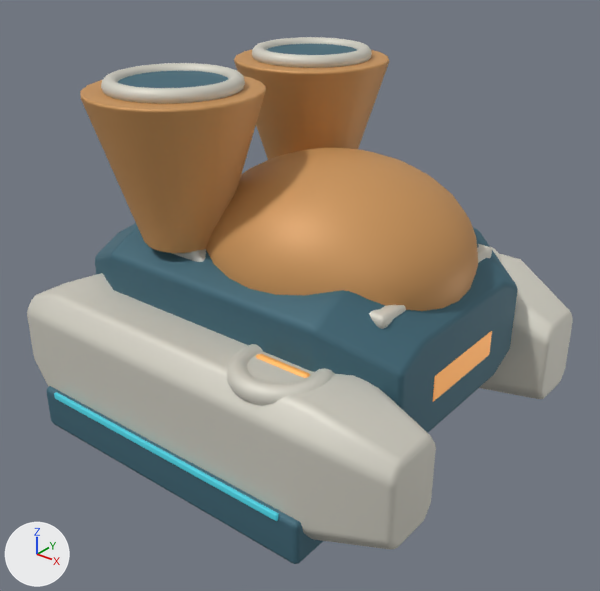
The Blender file space-battleship/art_sources/planet_integrated_v6/refinery.blend as it was, and as the next commit left it.
Both versions are drawn from a 50 mm lens placed at (2.38, -2.96, 2.24), pointed at (0.09, -0.08, 0.45). The axes (+X, +Y, +Z) are drawn at lower left. The lights are the same throughout. The picture after the commit comes second.

In view in the first picture: 'Continuous dark lower course', 'Exposed intake rotor', 'Hopper armored mouth rim', 'Hopper armored mouth rim.001', 'Hopper dark receiving mouth', 'Hopper dark receiving mouth.001', 'Ring-through furnace vault', 'Shared-ring pressure haunch', 'Shared-ring pressure haunch.001', 'Single hot pressure crown', 'Twin open charge hopper', 'Twin open charge hopper.001' and 7 more.
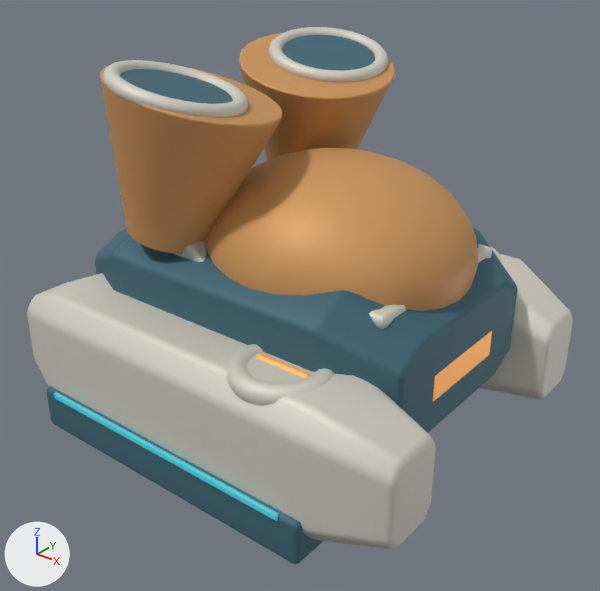
Where the change shows, as pixel boxes [x1, y1, x2, y2] in the pictures (600 x 591 px):
'Twin open charge hopper', turned: before [80, 76, 266, 253]; after [100, 66, 282, 253]
'Twin open charge hopper.001', turned: before [234, 49, 389, 160]; after [239, 33, 395, 160]
'Hopper armored mouth rim', moved, turned: before [101, 63, 245, 104]; after [103, 60, 248, 117]
'Hopper armored mouth rim.001', moved, turned: before [252, 37, 372, 68]; after [269, 27, 388, 82]
'Hopper dark receiving mouth', moved, turned: before [117, 71, 228, 88]; after [120, 69, 233, 104]
'Hopper dark receiving mouth.001', moved, turned: before [267, 44, 357, 55]; after [282, 35, 375, 71]

Edits to the bpy script that builds the scene:
```text
Change ob_twin_open_charge_hopper:
    ob_twin_open_charge_hopper.rotation_euler: (0.0, 0.0, 0.0) -> (-0.13, 0.21, 0.0)  # degrees (0, 0, 0) -> degrees (-7.4, 12, 0)
Change ob_hopper_dark_receiving_mouth:
    ob_hopper_dark_receiving_mouth.location: (-0.29, -0.48, 1.49) -> (-0.22, -0.53, 1.48)
    ob_hopper_dark_receiving_mouth.rotation_euler: (0.0, 0.0, 0.0) -> (-0.13, 0.21, 0.0)  # degrees (0, 0, 0) -> degrees (-7.4, 12, 0)
Change ob_hopper_armored_mouth_rim:
    ob_hopper_armored_mouth_rim.location: (-0.29, -0.48, 1.5) -> (-0.22, -0.53, 1.49)
    ob_hopper_armored_mouth_rim.rotation_euler: (0.0, 0.0, 0.0) -> (-0.13, 0.21, 0.0)  # degrees (0, 0, 0) -> degrees (-7.4, 12, 0)
Change ob_twin_open_charge_hopper_001:
    ob_twin_open_charge_hopper_001.rotation_euler: (0.0, 0.0, 0.0) -> (0.13, 0.21, 0.0)  # degrees (0, 0, 0) -> degrees (7.4, 12, 0)
Change ob_hopper_dark_receiving_mouth_001:
    ob_hopper_dark_receiving_mouth_001.location: (-0.29, 0.48, 1.49) -> (-0.22, 0.53, 1.48)
    ob_hopper_dark_receiving_mouth_001.rotation_euler: (0.0, 0.0, 0.0) -> (0.13, 0.21, 0.0)  # degrees (0, 0, 0) -> degrees (7.4, 12, 0)
Change ob_hopper_armored_mouth_rim_001:
    ob_hopper_armored_mouth_rim_001.location: (-0.29, 0.48, 1.5) -> (-0.22, 0.53, 1.49)
    ob_hopper_armored_mouth_rim_001.rotation_euler: (0.0, 0.0, 0.0) -> (0.13, 0.21, 0.0)  # degrees (0, 0, 0) -> degrees (7.4, 12, 0)
```
